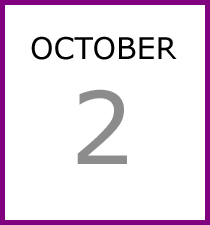
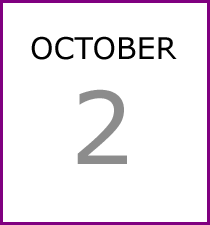
Layered file, before and after one edit (210 x 225). Changes by layer:
painted on "Background" over 3, 3, 207, 222
